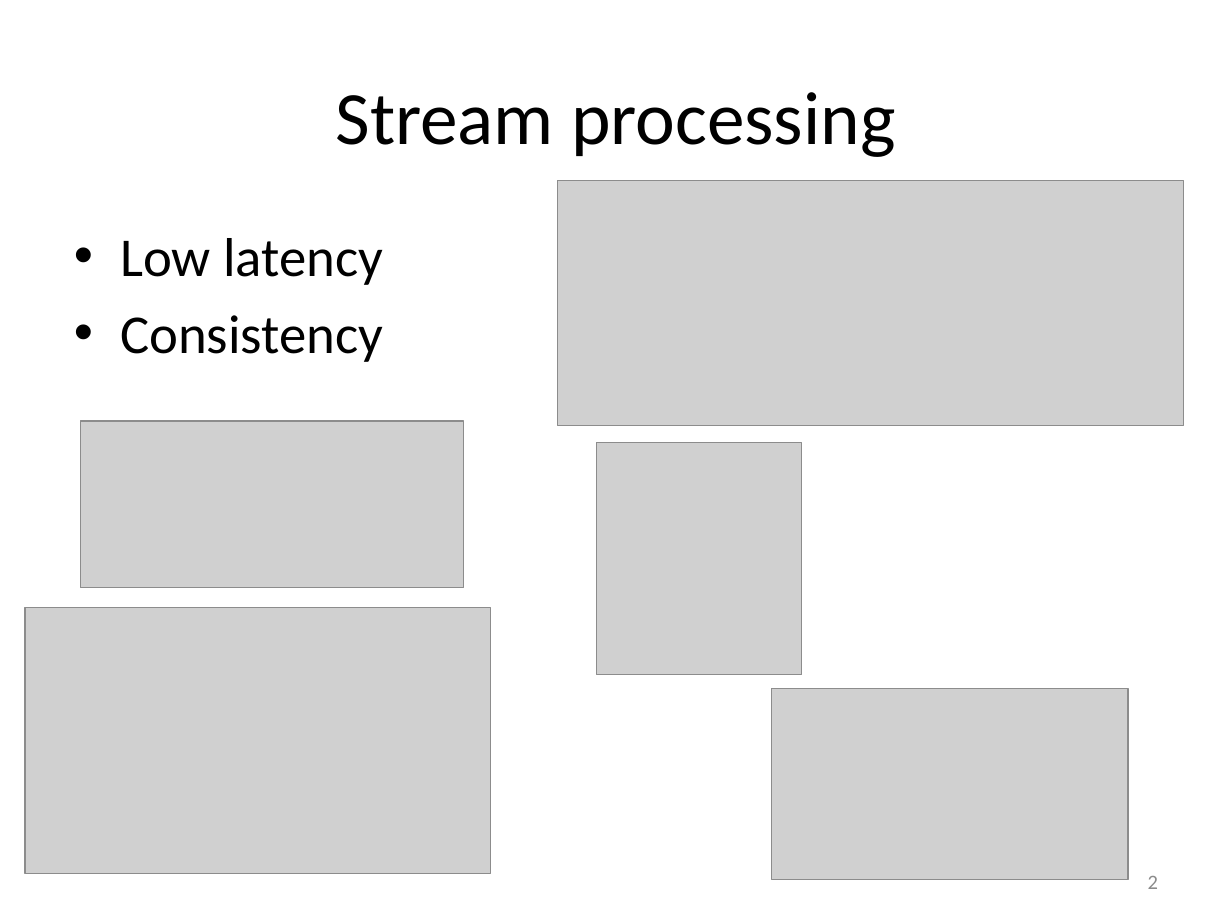
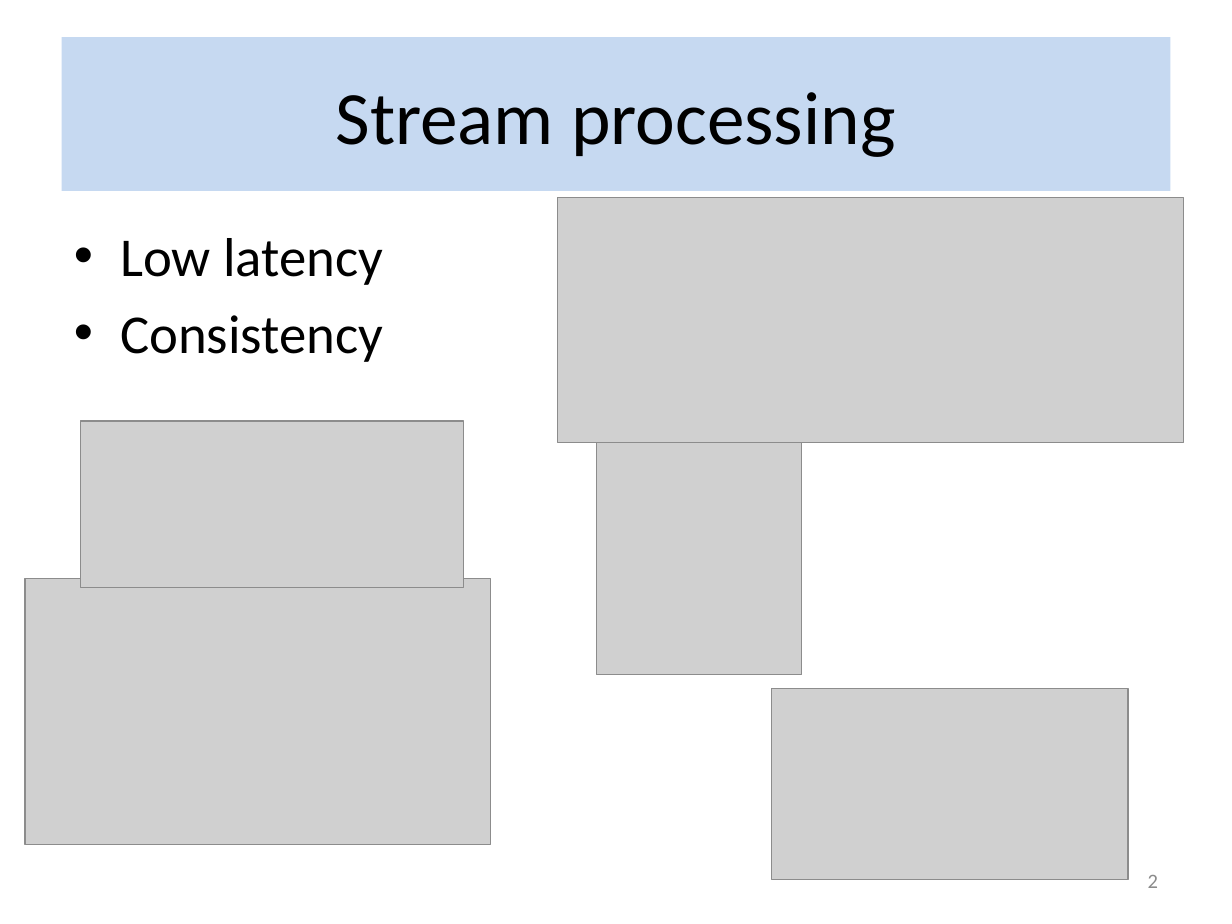
Before and after one commit to flame-stream/Papers, a slide deck: slide 2 of 2018/invalidation/slides.pptx. Drawn at 1232x924 pixels with LibreOffice and Linux fonts; fonts in the diff are those of the drawing; grey boxes stand for pictures; background and template pictures are left out. Boxes give left, top, right and bottom in pixels: in the first picture for what was removed or moved away, otherwise in the second. Text is boxed around its words. In the diff, an @@ line names an element or a change of style, - is before the commit and + after.

Commit message:
Update slides style

```diff
--- a/2018/invalidation/slides.pptx
+++ b/2018/invalidation/slides.pptx
@@ title "Stream processing": place and size @@
-title "Stream processing" at <box>335,92,895,157</box>
+title "Stream processing" at <box>62,37,1170,191</box>
@@ title "Stream processing" at <box>62,37,1170,191</box>: fill none to #C6D9F1 @@
@@ picture: place and size @@
-picture at <box>558,181,1184,426</box>
+picture at <box>558,197,1184,442</box>
@@ picture: place and size @@
-picture at <box>25,607,490,873</box>
+picture at <box>25,578,490,844</box>
```
Also in this commit, not shown: 20 other slides changed.
